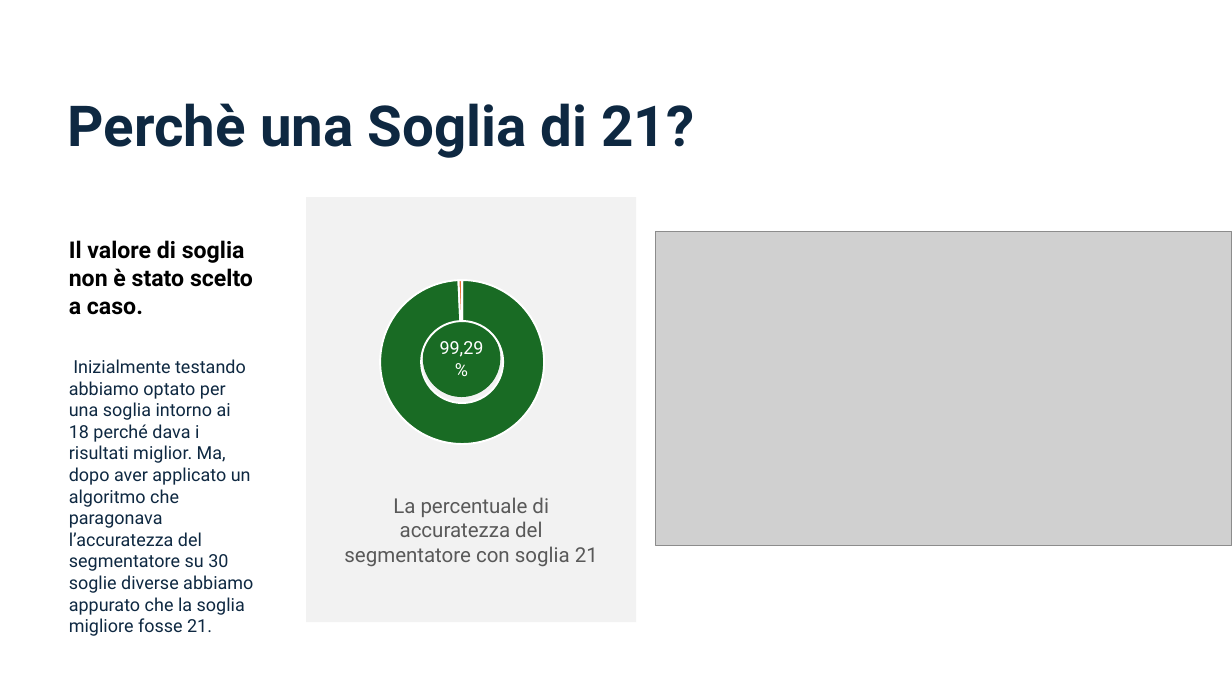
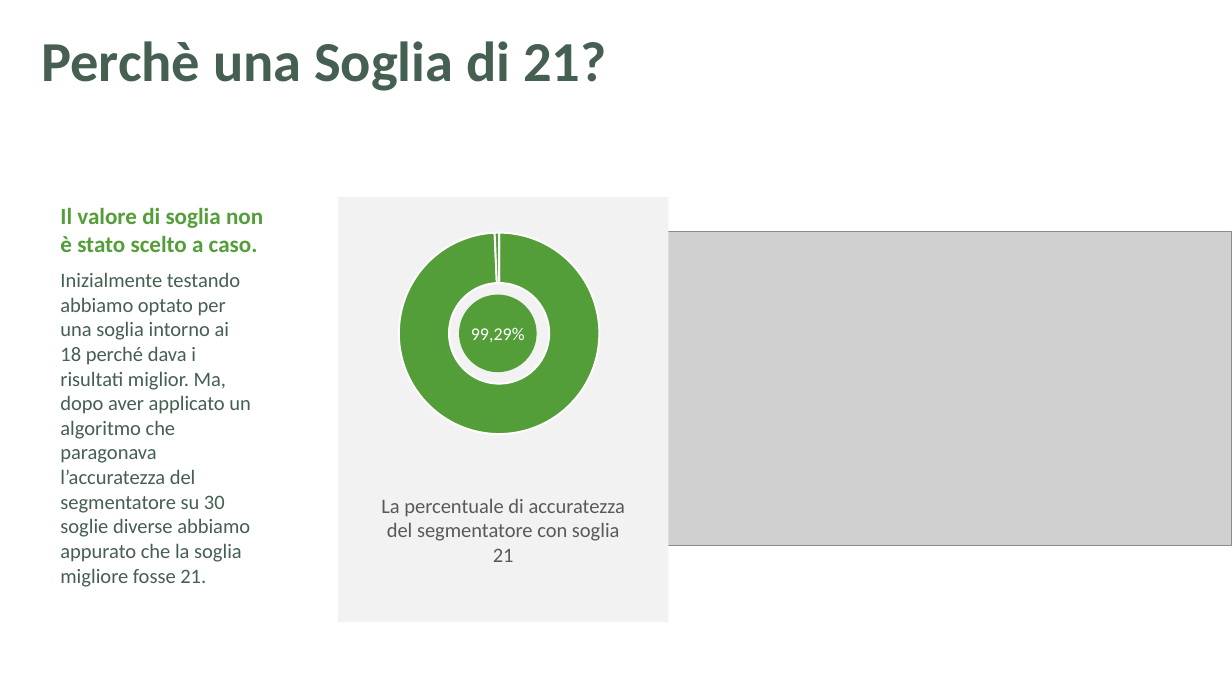
Before and after one commit to aleeteo/leaf_ID, a slide deck: slide 12 of presentazione/ProjectLeafWIP.pptx (slide 13 before the commit). Drawn at 1232x693 pixels with LibreOffice and Linux fonts; fonts in the diff are those of the drawing; grey boxes stand for pictures. Boxes give left, top, right and bottom in pixels: in the first picture for what was removed or moved away, otherwise in the second. Text is boxed around its words. In the diff, an @@ line names an element or a change of style, - is before the commit and + after.

```diff
--- a/presentazione/ProjectLeafWIP.pptx
+++ b/presentazione/ProjectLeafWIP.pptx
@@ title "Perchè una Soglia di 21?": place and size @@
-title "Perchè una Soglia di 21?" at (68,103,695,158)
+title "Perchè una Soglia di 21?" at (41,41,606,91)
@@ title "Perchè una Soglia di 21?" at (41,41,606,91): font Roboto to Calibri, text colour #0E2841 to #455F51 @@
@@ text added at (60,207,263,252), 18 pt, text #549E39, bold @@
+Il valore di soglia non è stato scelto a caso.
@@ rectangle: place and size @@
-rectangle at (306,197,636,622)
+rectangle at (338,197,668,622)
@@ doughnut chart at (398,229,611,439) @@
@@ colours of single points changed @@
@@ hole size changed @@
@@ plot area changed @@
@@ lettering changed @@
@@ doughnut chart: place and size @@
-doughnut chart at (356,197,587,479)
+doughnut chart at (398,229,611,439)
@@ text "Inizialmente testando abbiamo optato per ...": place and size @@
-text "Inizialmente testando abbiamo optato per ..." at (69,240,253,636)
+text "Inizialmente testando abbiamo optato per ..." at (60,272,251,587)
@@ text "Inizialmente testando abbiamo optato per ..." at (60,272,251,587): size 14 to 16 pt, font Roboto to Calibri, text colour #0E2841 to #455F51 @@
@@ text at (69,240,253,315): paragraph removed @@
-Il valore di soglia non è stato scelto a caso.
@@ ellipse "99,29%": place and size @@
-ellipse "99,29%" at (423,320,501,397)
+ellipse "99,29%" at (459,295,537,372)
@@ ellipse "99,29%" at (459,295,537,372): font Roboto to Calibri; fill #196B24 to #549E39 @@
@@ text "La percentuale di accuratezza del ...": place and size @@
-text "La percentuale di accuratezza del ..." at (344,497,598,566)
+text "La percentuale di accuratezza del ..." at (381,499,625,562)
@@ text "La percentuale di accuratezza del ..." at (381,499,625,562): font Roboto to Calibri @@
```
Also in this commit, not shown: 28 other slides changed, 10 slides added, 4 slides removed.
